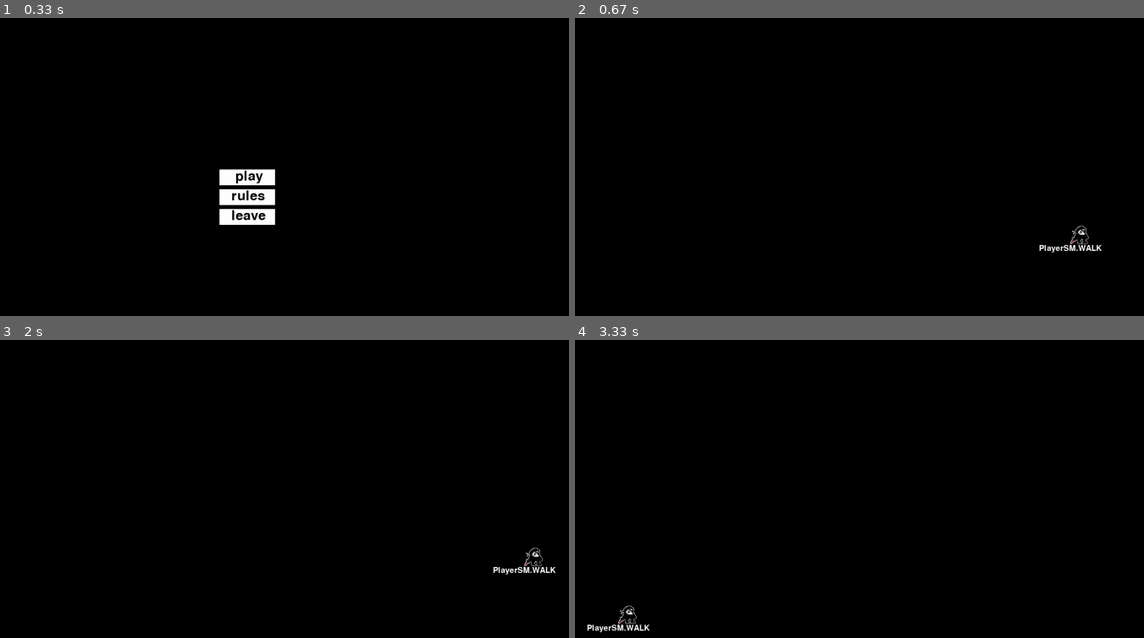
Above: before the commit, frames 1-4 (two rows, left to right).
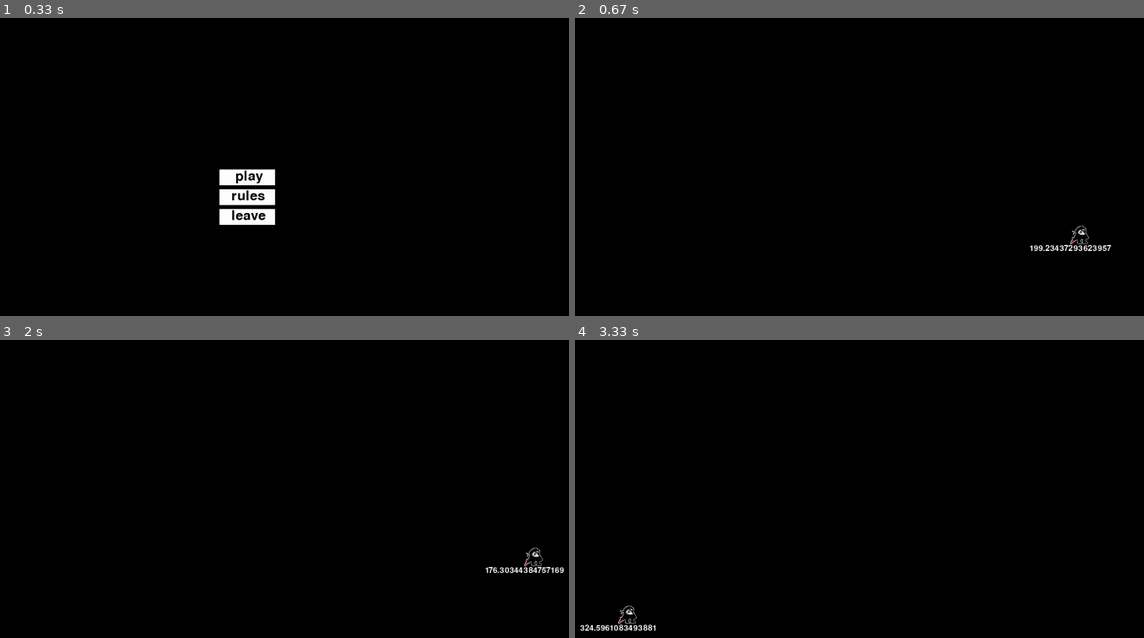
Above: after the commit, the same moments.

Repository: myatnyi/pygame-project
Game: pygame game, started from main.py
Two runs of this game, one before a commit and one after it. Both use one fixed random seed, a clock stepped at 60 frames per second and the inputs below.
Inputs (mouse positions are in pixels of both pictures, inside the frame that each line leads up to):
- Up to frame 1 (0.33 s): no input
- Up to frame 2 (0.67 s): hold Right from 0.33 s (still down)
- Up to frame 3 (2 s): release Right at 0.8 s; hold Left from 1.67 s (still down); move the mouse to (250, 575) at 1.7 s
- Up to frame 4 (3.33 s): release Left at 2.2 s; hold Down 2.23-2.53 s; move the mouse to (outside the picture) at 2.27 s; hold Up from 3 s (still down); move the mouse to (933, 396) at 3.03 s

Frame 1 is identical in both runs. In frame 2, 0.2% of the frame differs, in the area x 79-95%, y 76-79%; in frame 3, 0.2%, in the area x 85-100%, y 76-79%; in frame 4, 0.2%.

Commit message:
багфиксы

Diff:
--- a/main.py
+++ b/main.py
@@ -139,12 +139,18 @@
             self.state = PlayerSM.IDLE
 
     def calculate_degree(self, vector):
-        return (math.atan2(vector.y, vector.x) * 180 / math.pi) * (vector.y / abs(vector.y))
+        coef = 0
+        if vector.y < 0:
+            coef = 360
+        return math.atan2(vector.y, vector.x) * 180 / math.pi + coef
 
     def mouse_degree(self):
         mouse_pos = pygame.mouse.get_pos()
         pos = (mouse_pos[0] - self.rect.x - self.rect.width // 2, mouse_pos[1] - self.rect.y - self.rect.height // 2)
-        return self.calculate_degree(pygame.math.Vector2(pos).normalize())
+        vector = pygame.math.Vector2(pos)
+        if vector.length() != 0:
+            vector = vector.normalize()
+        return self.calculate_degree(vector)
 
 # анимации к состояниям
     def idle_animation(self):
@@ -234,7 +240,7 @@
         all_sprites.update()
 
         if DEBUG:
-            string_rendered = font.render(str(player.state), True, 'white')
+            string_rendered = font.render(str(player.mouse_degree()), True, 'white')
             intro_rect = string_rendered.get_rect()
             intro_rect.top = player.rect.y + 50
             intro_rect.x = player.rect.x - intro_rect.width // 2
